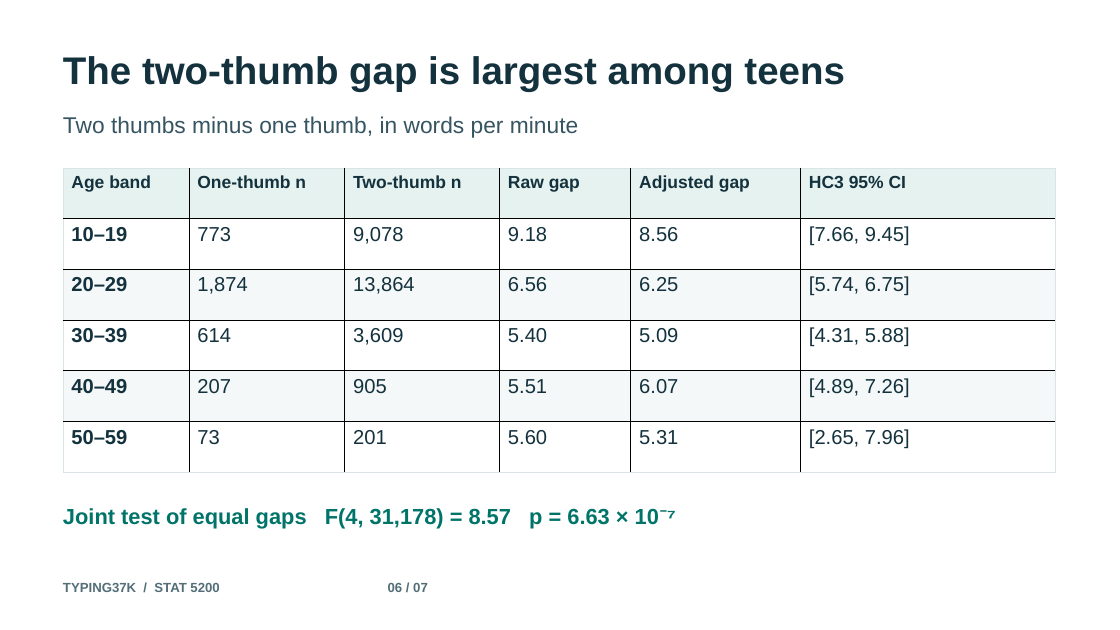
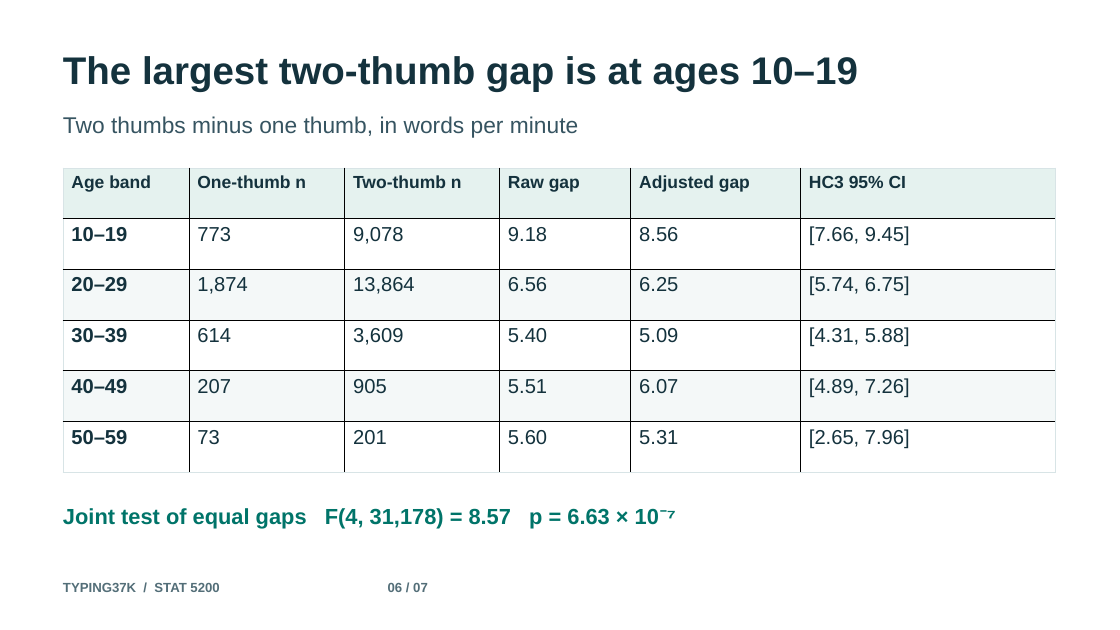
Before and after one commit to supamike2323/typing37k-replication, a slide deck: slide 6 of docs/presentation.pptx. Drawn at 1120x630 pixels with LibreOffice and Linux fonts; fonts in the diff are those of the drawing. Boxes give left, top, right and bottom in pixels: in the first picture for what was removed or moved away, otherwise in the second. Text is boxed around its words. In the diff, an @@ line names an element or a change of style, - is before the commit and + after.

```diff
--- a/docs/presentation.pptx
+++ b/docs/presentation.pptx
@@ text at bbox=[63, 56, 858, 92]: text changed @@
-The two-thumb gap is largest among teens
+The largest two-thumb gap is at ages 10–19
```
Also in this commit, not shown: 2 other slides changed, 1 other file.
